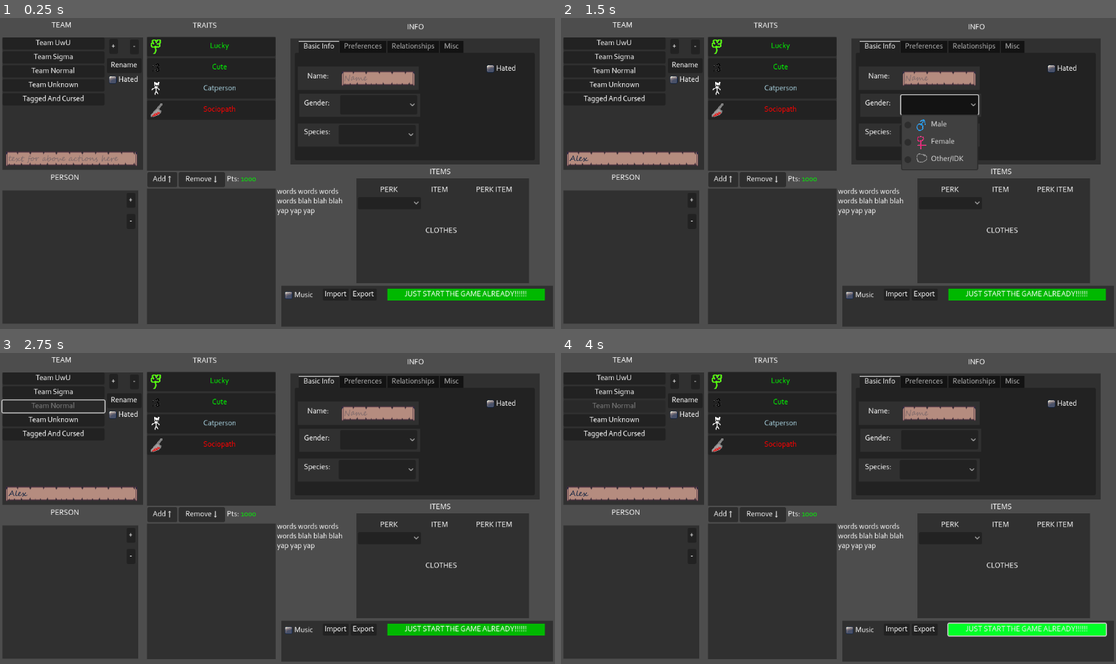
Above: before the commit, frames 1-4 (two rows, left to right).
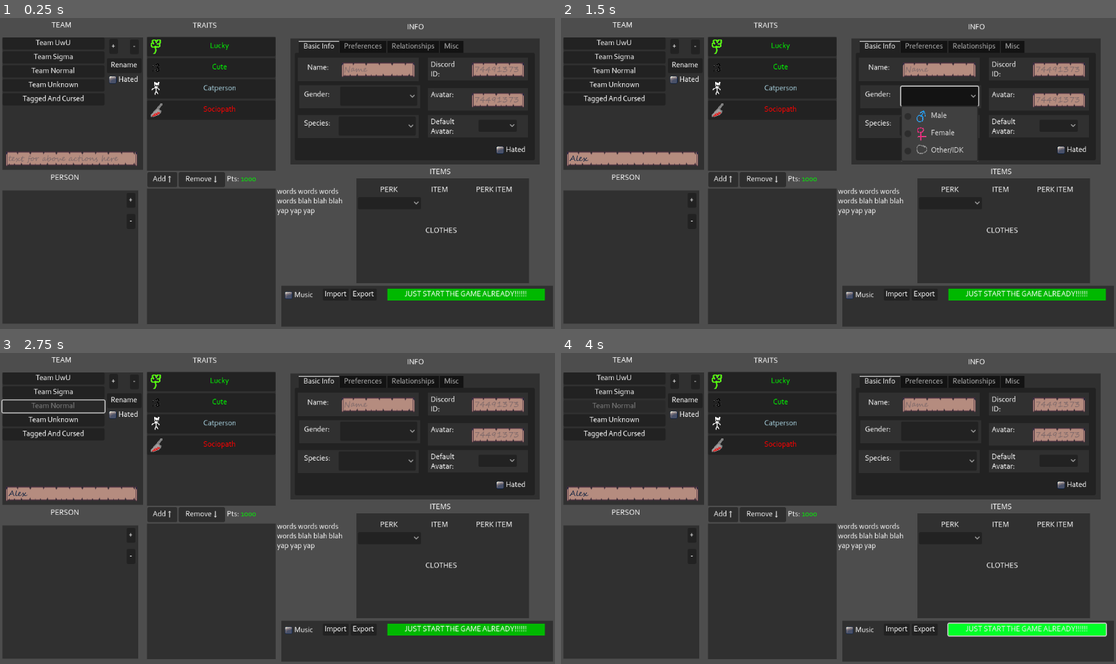
Above: after the commit, the same moments.

Repository: pivinx1/the-progressbar-games
Game: Godot game, scene res://main.tscn
Same seed, same stepped clock (60 frames per second), same inputs: the game is played once before the commit and once after it.
Inputs (mouse positions are in pixels of both pictures, inside the frame that each line leads up to):
- Up to frame 1 (0.25 s): no input
- Up to frame 2 (1.5 s): click (633, 157) at 0.52 s; type "Alex" at 0.6 s; click (938, 105) at 1.27 s
- Up to frame 3 (2.75 s): click "Team Normal" at 2 s
- Up to frame 4 (4 s): click "JUST START THE GAME ALREADY!!…" at 2.75 s; click "JUST START THE GAME ALREADY!!…" at 3.5 s

The runs differ from the first frame. In frame 1, 2.2% of the frame differs, in the area x 54-95%, y 13-44%; in frame 2, 3.3%, in the area x 54-95%, y 13-49%; in frame 3, 2.2%; in frame 4, 2.2%.

Commit message:
add default avatars

Diff:
--- a/main.tscn
+++ b/main.tscn
@@ -221,9 +221,9 @@
 [node name="NamePanel" type="Panel" parent="InfoPanel/TabContainer/Basic Info"]
 layout_mode = 0
 offset_left = 6.0
-offset_top = 28.0
+offset_top = 10.0
 offset_right = 257.0
-offset_bottom = 77.0
+offset_bottom = 59.0
 
 [node name="LineEdit" type="LineEdit" parent="InfoPanel/TabContainer/Basic Info/NamePanel"]
 layout_mode = 0
@@ -241,12 +241,91 @@
 offset_bottom = 40.0
 text = "Name:"
 
+[node name="DiscordAvatar" type="Panel" parent="InfoPanel/TabContainer/Basic Info"]
+layout_mode = 0
+offset_left = 276.0
+offset_top = 10.0
+offset_right = 484.0
+offset_bottom = 57.0
+
+[node name="LineEdit" type="LineEdit" parent="InfoPanel/TabContainer/Basic Info/DiscordAvatar"]
+layout_mode = 0
+offset_left = 91.0
+offset_top = 10.0
+offset_right = 200.0
+offset_bottom = 41.0
+placeholder_text = "744913734358532296"
+
+[node name="Label" type="Label" parent="InfoPanel/TabContainer/Basic Info/DiscordAvatar"]
+layout_mode = 0
+offset_left = 6.0
+offset_top = 7.0
+offset_right = 68.0
+offset_bottom = 44.0
+text = "Discord
+ID:"
+
+[node name="Avatar" type="Panel" parent="InfoPanel/TabContainer/Basic Info"]
+layout_mode = 0
+offset_left = 276.0
+offset_top = 73.0
+offset_right = 484.0
+offset_bottom = 120.0
+
+[node name="LineEdit" type="LineEdit" parent="InfoPanel/TabContainer/Basic Info/Avatar"]
+layout_mode = 0
+offset_left = 91.0
+offset_top = 10.0
+offset_right = 200.0
+offset_bottom = 41.0
+placeholder_text = "744913734358532296"
+
+[node name="Label" type="Label" parent="InfoPanel/TabContainer/Basic Info/Avatar"]
+layout_mode = 0
+offset_left = 6.0
+offset_top = 7.0
+offset_right = 68.0
+offset_bottom = 44.0
+text = "Avatar:"
+
+[node name="Avatar2" type="Panel" parent="InfoPanel/TabContainer/Basic Info"]
+layout_mode = 0
+offset_left = 276.0
+offset_top = 129.0
+offset_right = 484.0
+offset_bottom = 176.0
+
+[node name="Label" type="Label" parent="InfoPanel/TabContainer/Basic Info/Avatar2"]
+layout_mode = 0
+offset_left = 6.0
+offset_top = 7.0
+offset_right = 68.0
+offset_bottom = 44.0
+text = "Default
+Avatar:"
+
+[node name="OptionButton" type="OptionButton" parent="InfoPanel/TabContainer/Basic Info/Avatar2"]
+layout_mode = 0
+offset_left = 105.0
+offset_top = 10.0
+offset_right = 185.0
+offset_bottom = 35.0
+item_count = 4
+popup/item_0/text = "Grey"
+popup/item_0/id = 0
+popup/item_1/text = "Navy"
+popup/item_1/id = 1
+popup/item_2/text = "Blue"
+popup/item_2/id = 2
+popup/item_3/text = "Cyan"
+popup/item_3/id = 3
+
 [node name="GenderPanel" type="Panel" parent="InfoPanel/TabContainer/Basic Info"]
 layout_mode = 0
 offset_left = 9.0
-offset_top = 85.0
+offset_top = 67.0
 offset_right = 260.0
-offset_bottom = 133.0
+offset_bottom = 115.0
 
 [node name="Label" type="Label" parent="InfoPanel/TabContainer/Basic Info/GenderPanel"]
 layout_mode = 0
@@ -277,9 +356,9 @@
 [node name="SpeciesPanel" type="Panel" parent="InfoPanel/TabContainer/Basic Info"]
 layout_mode = 0
 offset_left = 6.0
-offset_top = 147.0
+offset_top = 129.0
 offset_right = 257.0
-offset_bottom = 195.0
+offset_bottom = 177.0
 
 [node name="Label" type="Label" parent="InfoPanel/TabContainer/Basic Info/SpeciesPanel"]
 layout_mode = 0
@@ -312,10 +391,10 @@
 
 [node name="CheckBox" type="CheckBox" parent="InfoPanel/TabContainer/Basic Info"]
 layout_mode = 0
-offset_left = 398.0
-offset_top = 18.0
-offset_right = 473.0
-offset_bottom = 49.0
+offset_left = 418.0
+offset_top = 187.0
+offset_right = 493.0
+offset_bottom = 218.0
 text = "Hated"
 
 [node name="Preferences" type="Control" parent="InfoPanel/TabContainer"]
Binary file added: images/avatars/gray.png
Not shown, added: images/avatars/gray.png.import
Binary file added: images/avatars/green.png
Not shown, added: images/avatars/green.png.import
Binary file added: images/avatars/navy.png
Not shown, added: images/avatars/navy.png.import
Binary file added: images/avatars/olive.png
Not shown, added: images/avatars/olive.png.import
Binary file added: images/avatars/orange.png
Not shown, added: images/avatars/orange.png.import
Binary file added: images/avatars/pink.png
Not shown, added: images/avatars/pink.png.import
(and 6 more such lines)
